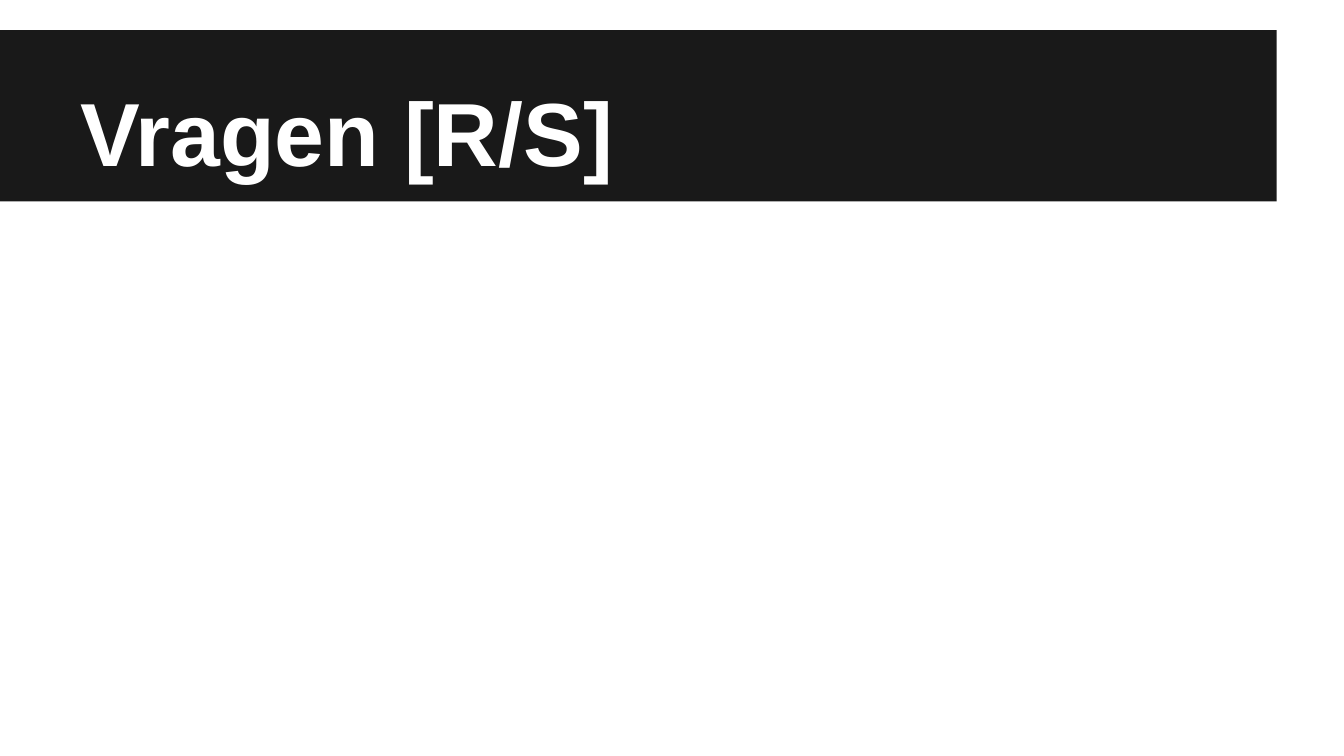
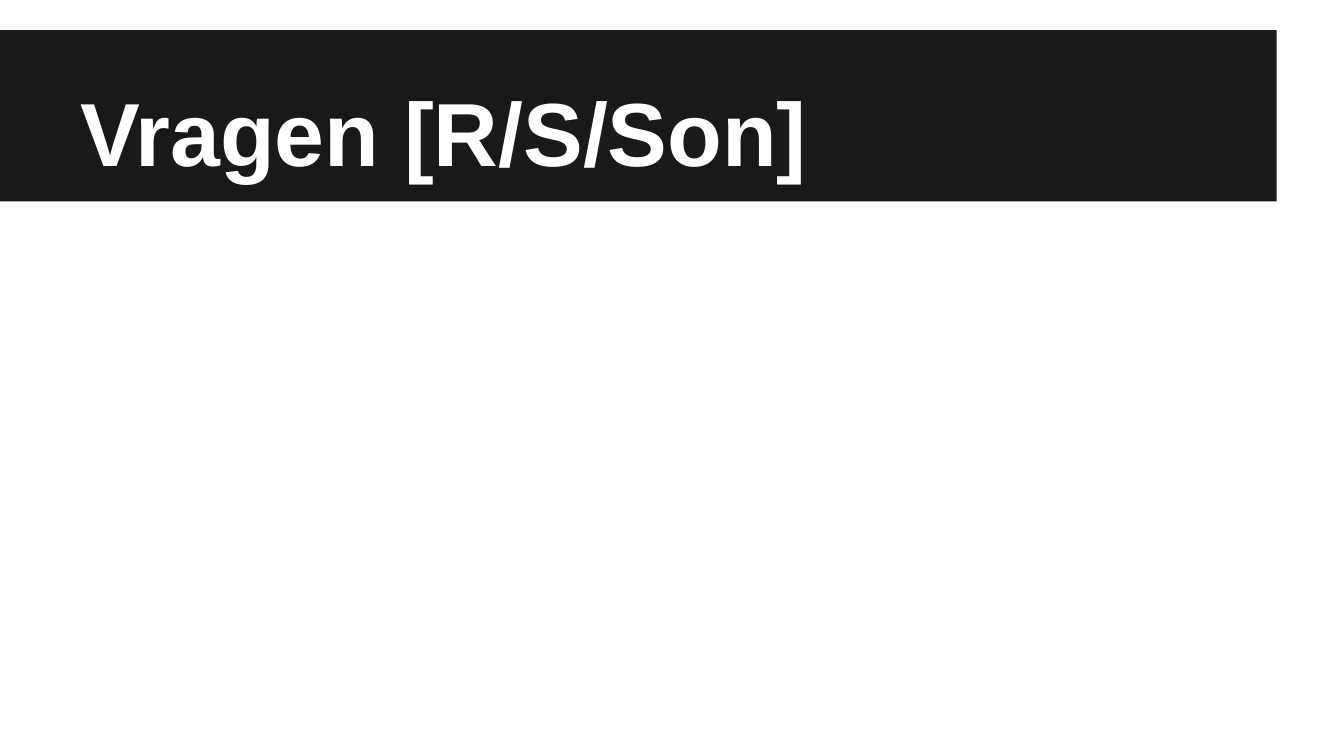
Before and after one commit to Sintelbom/kes-angular, a slide deck: slide 23 of src/main/webapp/KES AngularJS - 19112014.pptx. Drawn at 1344x756 pixels with LibreOffice and Linux fonts; fonts in the diff are those of the drawing. Boxes give left, top, right and bottom in pixels: in the first picture for what was removed or moved away, otherwise in the second. Text is boxed around its words. In the diff, an @@ line names an element or a change of style, - is before the commit and + after.

```diff
--- a/src/main/webapp/KES AngularJS - 19112014.pptx
+++ b/src/main/webapp/KES AngularJS - 19112014.pptx
@@ title at (x1=81, y1=101, x2=807, y2=183): text changed @@
-Vragen [R/S]
+Vragen [R/S/Son]
```
Also in this commit, not shown: 9 other slides changed, 3 slides added, 3 slides removed.
